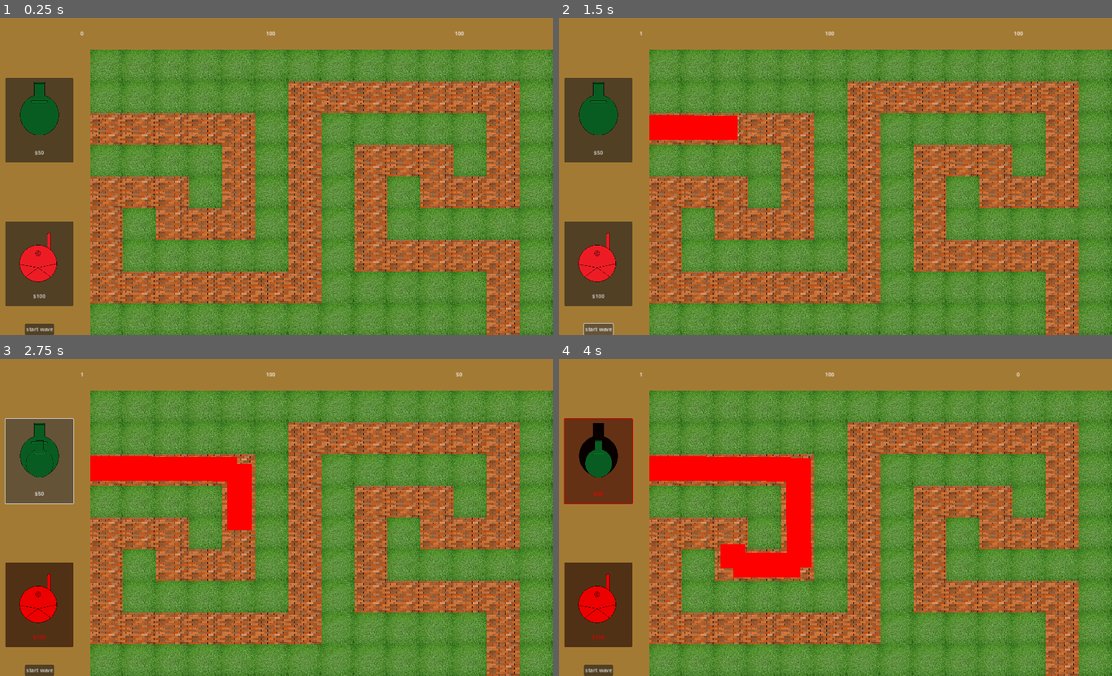
Above: before the commit, frames 1-4 (two rows, left to right).
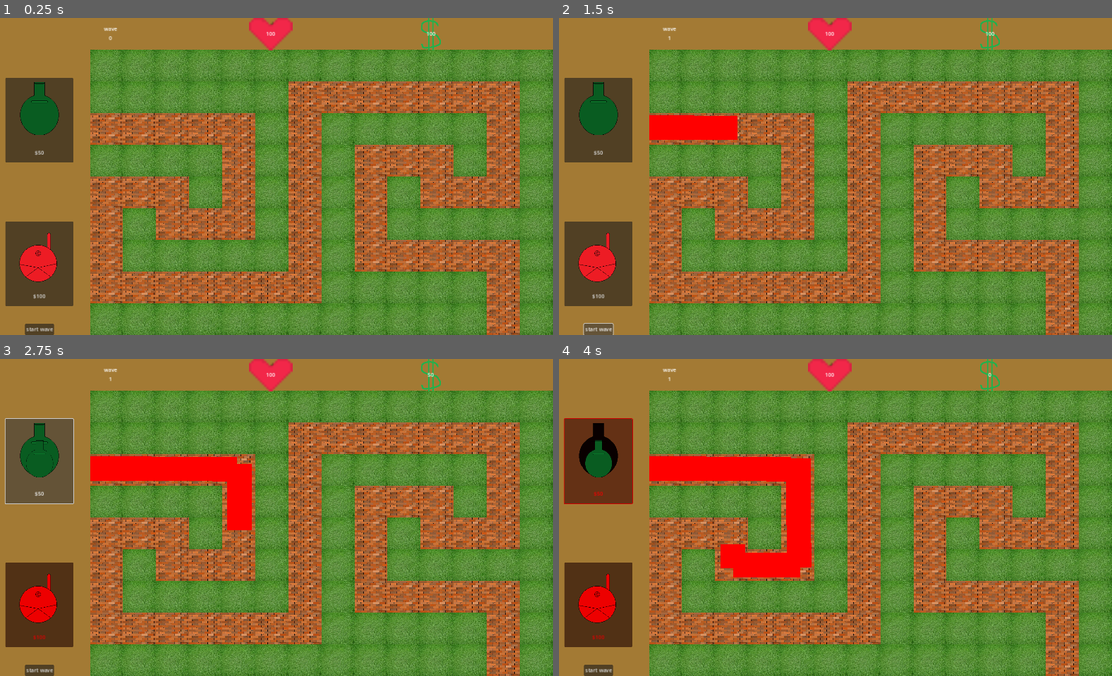
Above: after the commit, the same moments.

Repository: real-chicken-master/square-tower-defense-godot-
Game: Godot game, scene res://maps/grassMap.tscn
The game is run twice, just before and just after one commit, with the same random seed, the same clock (stepped at 60 frames per second) and the same inputs.
Inputs:
- Up to frame 1 (0.25 s): no input
- Up to frame 2 (1.5 s): click "start wave" at 0.5 s; click "start wave" at 1.25 s
- Up to frame 3 (2.75 s): click "$50" at 2 s
- Up to frame 4 (4 s): click "$100" at 2.75 s; click "$50" at 3.5 s

The runs differ from the first frame. In frame 1, 0.7% of the frame differs, in the area x 14-84%, y 0-11%; in frame 2, 0.7%; in frame 3, 0.7%; in frame 4, 0.7%.

Commit message:
added health and money image

Diff:
--- a/UI/ui.gd
+++ b/UI/ui.gd
@@ -12,11 +12,11 @@
 
 var wave
 
-@onready var healthLabel = $"topbar (Stats)/HBoxContainer/health"
+@onready var healthLabel = $"topbar (Stats)/HBoxContainer/heartImage/health"
 
 @onready var waveLabel = $"topbar (Stats)/HBoxContainer/wave"
 
-@onready var moneyLabel = $"topbar (Stats)/HBoxContainer/money"
+@onready var moneyLabel = $"topbar (Stats)/HBoxContainer/$image/money"
 
 const discShooterPrice = 50
 
@@ -38,7 +38,8 @@
 func updateStats():
 	healthLabel.text = str(health)
 	moneyLabel.text = str(money)
-	waveLabel.text = str(wave)
+	waveLabel.text = "wave
+		" + str(wave)
 
 func updateTowerButtons():
 	if(money >= discShooterPrice):
--- a/UI/ui.tscn
+++ b/UI/ui.tscn
@@ -1,8 +1,10 @@
-[gd_scene load_steps=4 format=3 uid="uid://bnwvefyvc5koy"]
+[gd_scene load_steps=6 format=3 uid="uid://bnwvefyvc5koy"]
 
 [ext_resource type="Script" path="res://UI/ui.gd" id="1_palqw"]
 [ext_resource type="Texture2D" uid="uid://dvxdyo2rrwf4m" path="res://images/DiscShooter.png" id="2_hmbaw"]
 [ext_resource type="Texture2D" uid="uid://1dlamtkj2e3n" path="res://images/sniper.png" id="3_q8l72"]
+[ext_resource type="Texture2D" uid="uid://q06m8hn7fdjh" path="res://images/heart.png" id="4_ghevu"]
+[ext_resource type="Texture2D" uid="uid://cq6dsv85bfgwb" path="res://images/$sign.png" id="5_2k8rc"]
 
 [node name="UI" type="Control"]
 layout_mode = 3
@@ -88,21 +90,46 @@
 layout_mode = 2
 size_flags_horizontal = 3
 size_flags_vertical = 3
-text = "0"
+text = "wave
+	0"
 horizontal_alignment = 1
 vertical_alignment = 1
 
-[node name="health" type="Label" parent="topbar (Stats)/HBoxContainer"]
+[node name="heartImage" type="TextureRect" parent="topbar (Stats)/HBoxContainer"]
 layout_mode = 2
 size_flags_horizontal = 3
+size_flags_stretch_ratio = 0.3
+texture = ExtResource("4_ghevu")
+stretch_mode = 5
+
+[node name="health" type="Label" parent="topbar (Stats)/HBoxContainer/heartImage"]
+layout_mode = 1
+anchors_preset = 15
+anchor_right = 1.0
+anchor_bottom = 1.0
+grow_horizontal = 2
+grow_vertical = 2
+size_flags_horizontal = 3
 size_flags_vertical = 3
+size_flags_stretch_ratio = 0.1
 text = "100
 "
 horizontal_alignment = 1
 vertical_alignment = 1
 
-[node name="money" type="Label" parent="topbar (Stats)/HBoxContainer"]
+[node name="$image" type="TextureRect" parent="topbar (Stats)/HBoxContainer"]
 layout_mode = 2
+size_flags_horizontal = 6
+texture = ExtResource("5_2k8rc")
+stretch_mode = 1
+
+[node name="money" type="Label" parent="topbar (Stats)/HBoxContainer/$image"]
+layout_mode = 1
+anchors_preset = 15
+anchor_right = 1.0
+anchor_bottom = 1.0
+grow_horizontal = 2
+grow_vertical = 2
 size_flags_horizontal = 3
 size_flags_vertical = 3
 text = "0"
Binary file added: images/$sign.png
Not shown, added: images/$sign.png.import
Binary file added: images/heart.png
Not shown, added: images/heart.png.import
